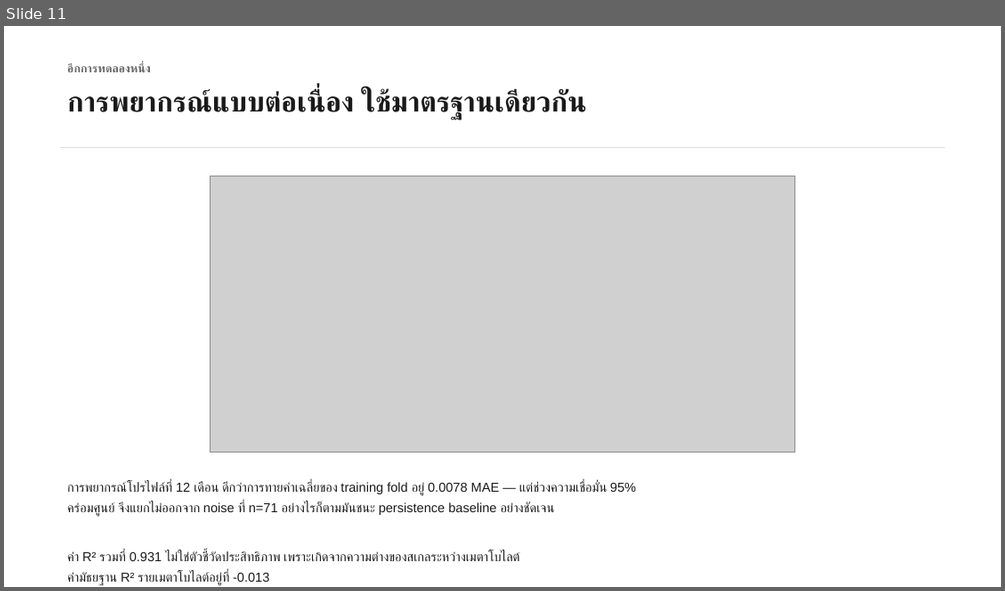
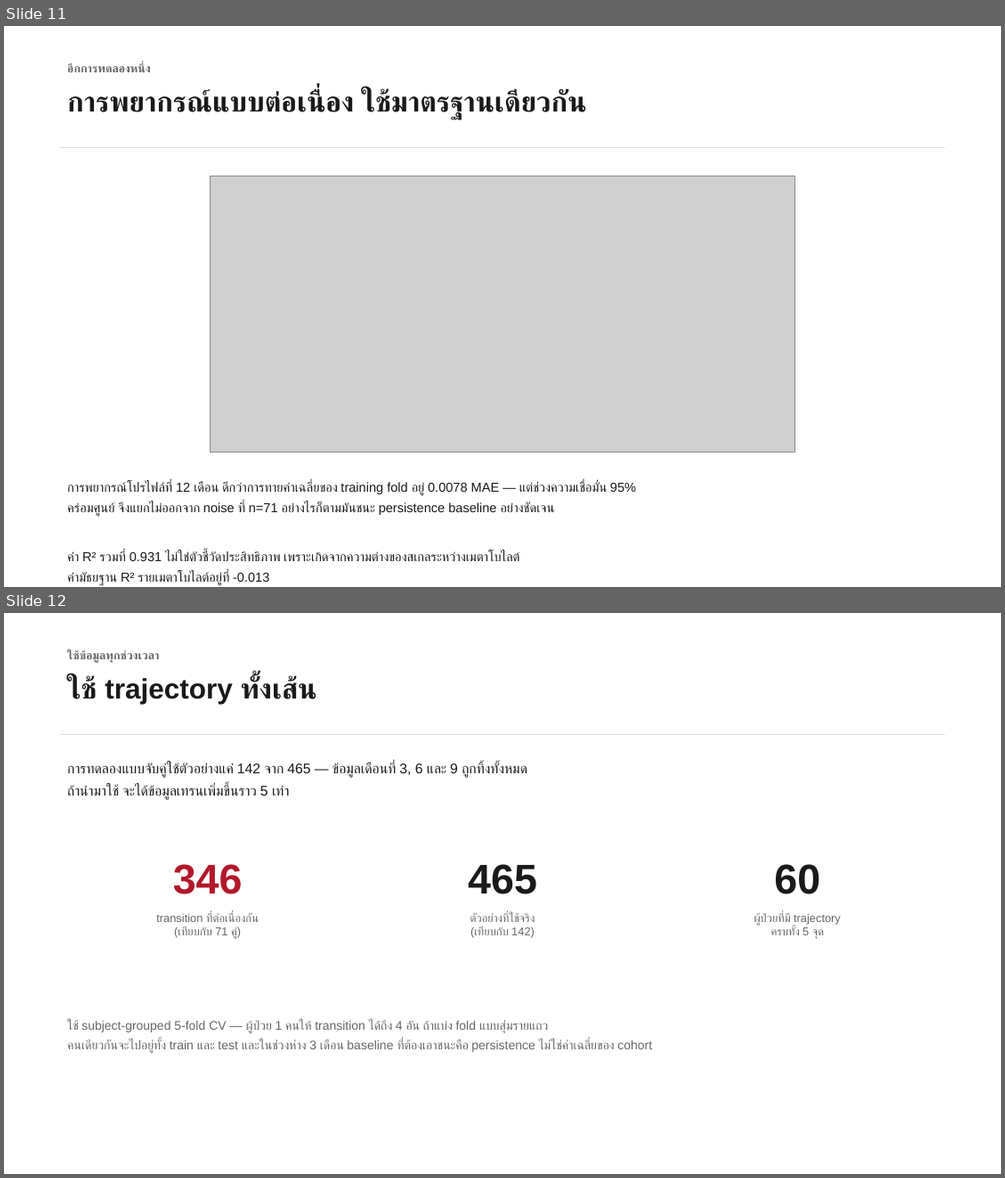
Before and after one commit to Calvinkub/mtbls242-forecast-honest, a slide deck: MTBLS242_forecast/mtbls242_forecast_correction_th.pptx. Shown one above the other, each under a label of ours: slide 11 before the commit, slides 11 and 12 after it. The pictures are 1005x591 and 1005x1178 pixels, drawn with LibreOffice and Linux fonts; fonts in the diff are those of the drawing; grey boxes stand for pictures. Boxes give left, top, right and bottom in pixels: in the first picture for what was removed or moved away, otherwise in the second. Text is boxed around its words. In the diff, an @@ line names an element or a change of style, - is before the commit and + after.

```diff
--- a/MTBLS242_forecast/mtbls242_forecast_correction_th.pptx
+++ b/MTBLS242_forecast/mtbls242_forecast_correction_th.pptx
@@ slide 12 added at bbox=[4, 613, 1001, 1174], background #FFFFFF @@
@@ text added at bbox=[67, 650, 159, 663], 11 pt, text #666666, bold @@
+ใช้ข้อมูลทุกช่วงเวลา
@@ text added at bbox=[67, 676, 317, 704], 27 pt, text #1A1A1A, bold @@
+ใช้ trajectory ทั้งเส้น
@@ rectangle added at bbox=[60, 734, 945, 735], fill #DDDDDD @@
@@ text added at bbox=[67, 763, 527, 800], 13.5 pt, text #1A1A1A @@
+การทดลองแบบจับคู่ใช้ตัวอย่างแค่ 142 จาก 465 — ข้อมูลเดือนที่ 3, 6 และ 9 ถูกทิ้งทั้งหมด
+ถ้านำมาใช้ จะได้ข้อมูลเทรนเพิ่มขึ้นราว 5 เท่า
@@ text added at bbox=[173, 864, 243, 894], 40 pt, text #B2182B, bold @@
+346
@@ text added at bbox=[468, 864, 537, 894], 40 pt, text #1A1A1A, bold @@
+465
@@ text added at bbox=[774, 864, 820, 894], 40 pt, text #1A1A1A, bold @@
+60
@@ text added at bbox=[156, 912, 259, 939], 11 pt, text #666666 @@
+transition ที่ต่อเนื่องกัน
+(เทียบกับ 71 คู่)
@@ text added at bbox=[470, 912, 535, 938], 11 pt, text #666666 @@
+ตัวอย่างที่ใช้จริง
+(เทียบกับ 142)
@@ text added at bbox=[754, 912, 841, 939], 11 pt, text #666666 @@
+ผู้ป่วยที่มี trajectory
+ครบทั้ง 5 จุด
@@ text added at bbox=[67, 1020, 652, 1053], 12 pt, text #666666 @@
+ใช้ subject-grouped 5-fold CV — ผู้ป่วย 1 คนให้ transition ได้ถึง 4 อัน ถ้าแบ่ง fold แบบสุ่มรายแถว
+คนเดียวกันจะไปอยู่ทั้ง train และ test และในช่วงห่าง 3 เดือน baseline ที่ต้องเอาชนะคือ persistence ไม่ใช่ค่าเฉลี่ยของ cohort
```
Also in this commit, not shown: 2 other slides added, 15 other files.
